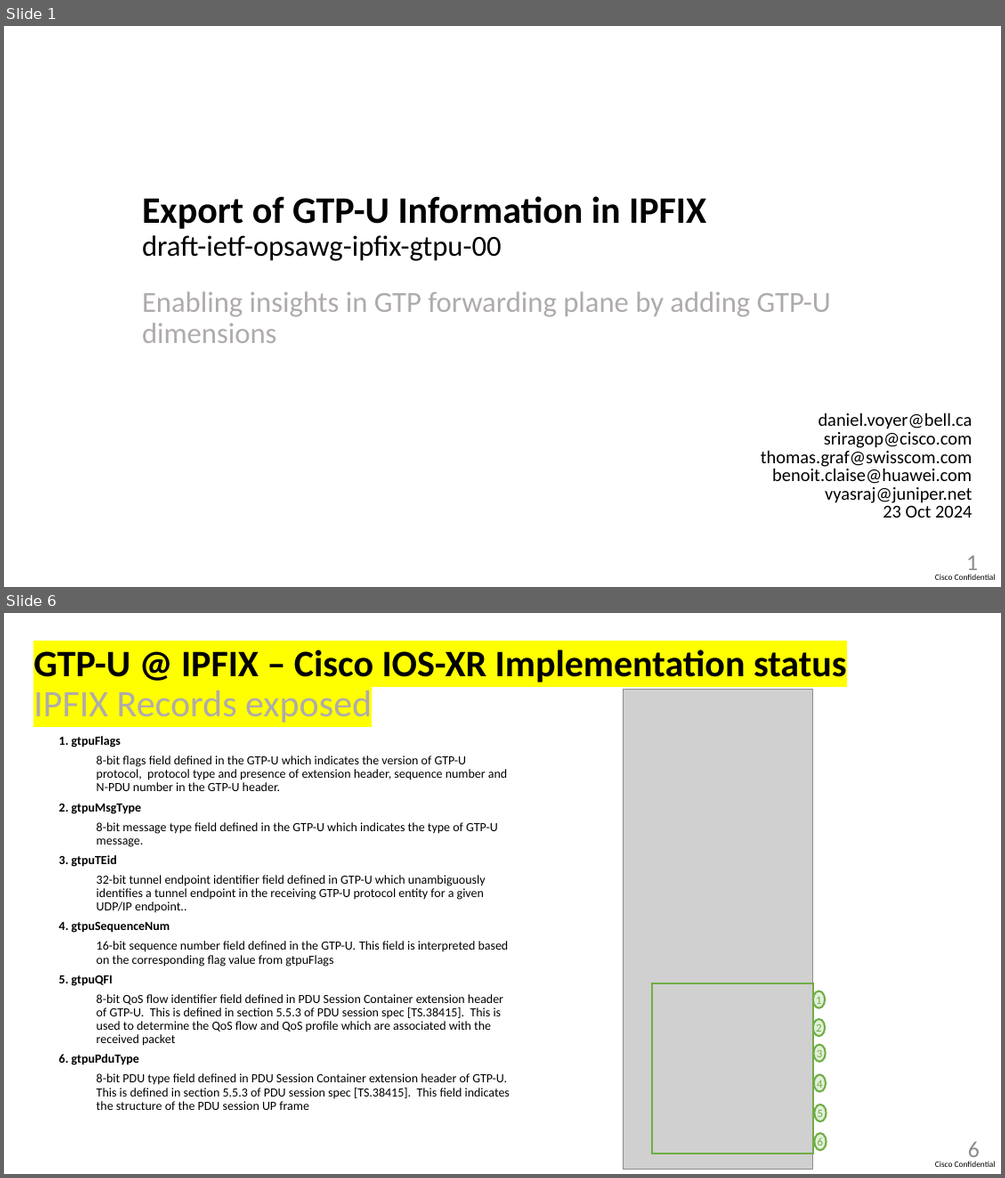
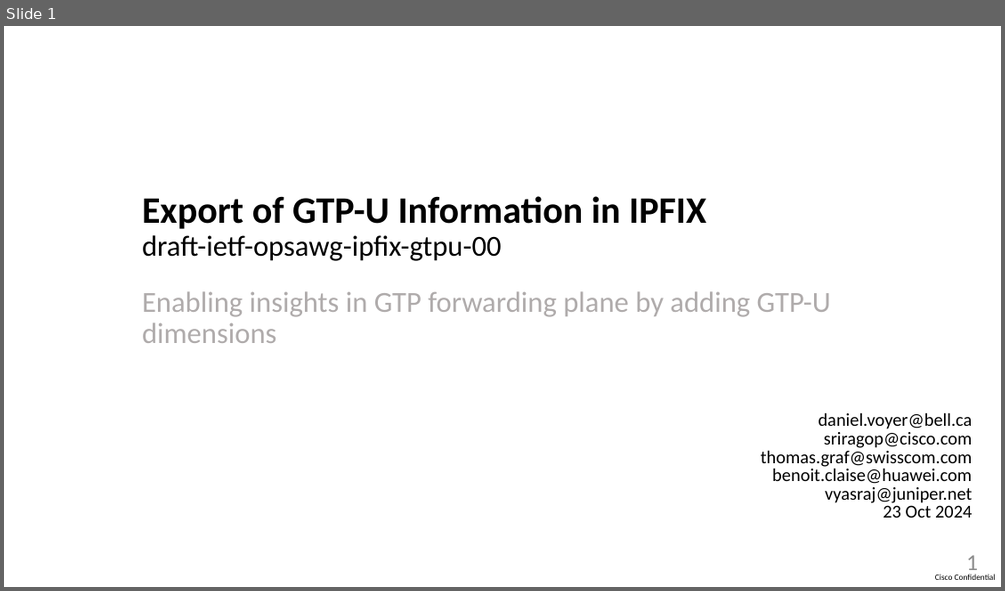
Before and after one commit to sriragop/draft-voyersriram-opsawg-ipfix-gtpu, a slide deck: draft-ietf-opsawg-ipfix-gtpu-00.pptx. Shown one above the other, each under a label of ours: slides 1 and 6 before the commit, slide 1 after it; the slides between them are not shown. The pictures are 1005x1178 and 1005x591 pixels, drawn with LibreOffice and Linux fonts; fonts in the diff are those of the drawing; grey boxes stand for pictures. Boxes give left, top, right and bottom in pixels: in the first picture for what was removed or moved away, otherwise in the second. Text is boxed around its words. In the diff, an @@ line names an element or a change of style, - is before the commit and + after.

```diff
--- a/draft-ietf-opsawg-ipfix-gtpu-00.pptx
+++ b/draft-ietf-opsawg-ipfix-gtpu-00.pptx
@@ slide 6 removed at [4,613,1001,1174], background #FFFFFF; not listed: 1 template element that a slide beside it also shows @@
@@ title removed at [33,649,846,722] @@
-GTP-U @ IPFIX – Cisco IOS-XR Implementation status
-IPFIX Records exposed
@@ picture removed at [623,689,812,1168] @@
@@ text removed at [59,736,510,1110] @@
-1. gtpuFlags
-  8-bit flags field defined in the GTP-U which indicates the version of GTP-U protocol, protocol type and presence of extension header, sequence number and N-PDU number in the GTP-U header.
-2. gtpuMsgType
-  8-bit message type field defined in the GTP-U which indicates the type of GTP-U message.
-3. gtpuTEid
-  32-bit tunnel endpoint identifier field defined in GTP-U which unambiguously identifies a tunnel endpoint in the receiving GTP-U protocol entity for a given UDP/IP endpoint..
-4. gtpuSequenceNum
-  16-bit sequence number field defined in the GTP-U. This field is interpreted based on the corresponding flag value from gtpuFlags
-  5. gtpuQFI
-  8-bit QoS flow identifier field defined in PDU Session Container extension header of GTP-U. This is defined in section 5.5.3 of PDU session spec [TS.38415]. This is used to determine the QoS flow and QoS profile which are associated with the received packet
-6. gtpuPduType
-  8-bit PDU type field defined in PDU Session Container extension header of GTP-U. This is defined in section 5.5.3 of PDU session spec [TS.38415]. This field indicates the structure of the PDU session UP frame
@@ rectangle removed at [652,983,813,1153] @@
@@ ellipse removed at [813,990,825,1008] @@
-1
@@ ellipse removed at [813,1019,825,1037] @@
-2
@@ ellipse removed at [814,1045,825,1062] @@
-3
@@ ellipse removed at [814,1074,825,1092] @@
-4
@@ ellipse removed at [815,1104,826,1121] @@
-5
@@ ellipse removed at [815,1133,826,1150] @@
-6
@@ page number removed at [968,1142,979,1162] @@
-6
```
Also in this commit, not shown: 4 slides changed, 2 other slides removed, 1 other file.
